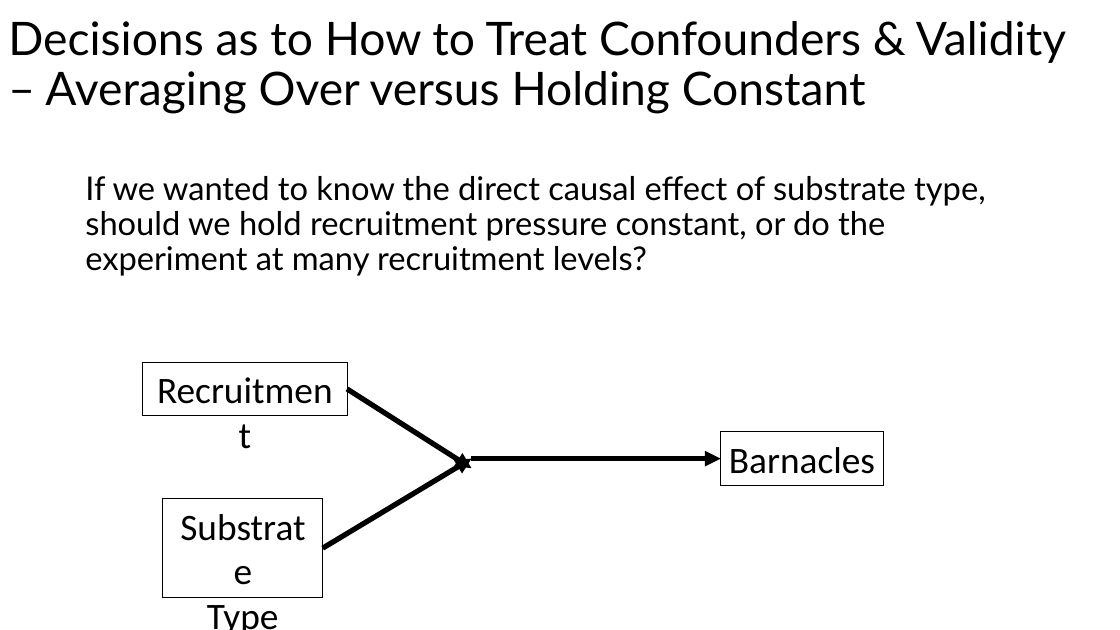
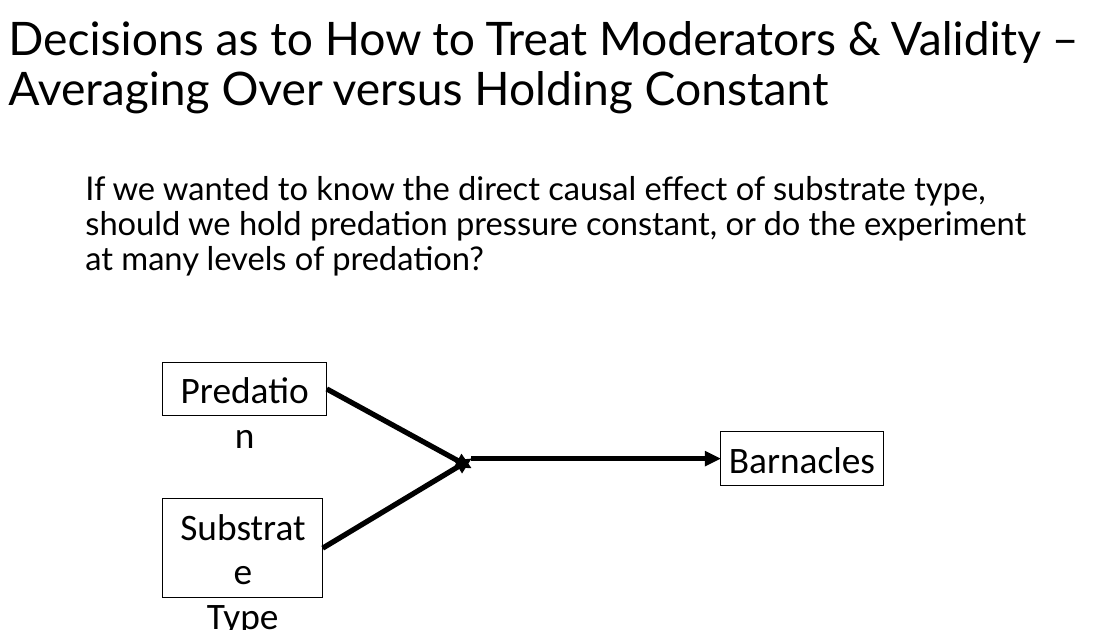
Before and after one commit to biol607/biol607.github.io, a slide deck: slide 25 of lectures/causality_experiments.pptx (slide 20 before the commit). Drawn at 1120x630 pixels with LibreOffice and Linux fonts; fonts in the diff are those of the drawing. Boxes give left, top, right and bottom in pixels: in the first picture for what was removed or moved away, otherwise in the second. Text is boxed around its words. In the diff, an @@ line names an element or a change of style, - is before the commit and + after.

```diff
--- a/lectures/causality_experiments.pptx
+++ b/lectures/causality_experiments.pptx
@@ title at (8, 21, 1041, 114): text changed @@
-Decisions as to How to Treat Confounders & Validity – Averaging Over versus Holding Constant
+Decisions as to How to Treat Moderators & Validity – Averaging Over versus Holding Constant
@@ text at (85, 176, 1026, 276): text changed @@
-If we wanted to know the direct causal effect of substrate type, should we hold recruitment pressure constant, or do the experiment at many recruitment levels?
+If we wanted to know the direct causal effect of substrate type, should we hold predation pressure constant, or do the experiment at many levels of predation?
@@ rectangle "Predation": place and size @@
-rectangle "Predation" at (143, 362, 347, 416)
+rectangle "Predation" at (163, 362, 327, 416)
@@ text in rectangle at (310, 211, 448, 241): text changed @@
-Recruitment
+Predation
@@ arrow moved from (347, 389) - (471, 468) to (327, 389) - (471, 468) @@
```
Also in this commit, not shown: 6 other slides changed, 7 slides added, 2 slides removed, 2 other files.
